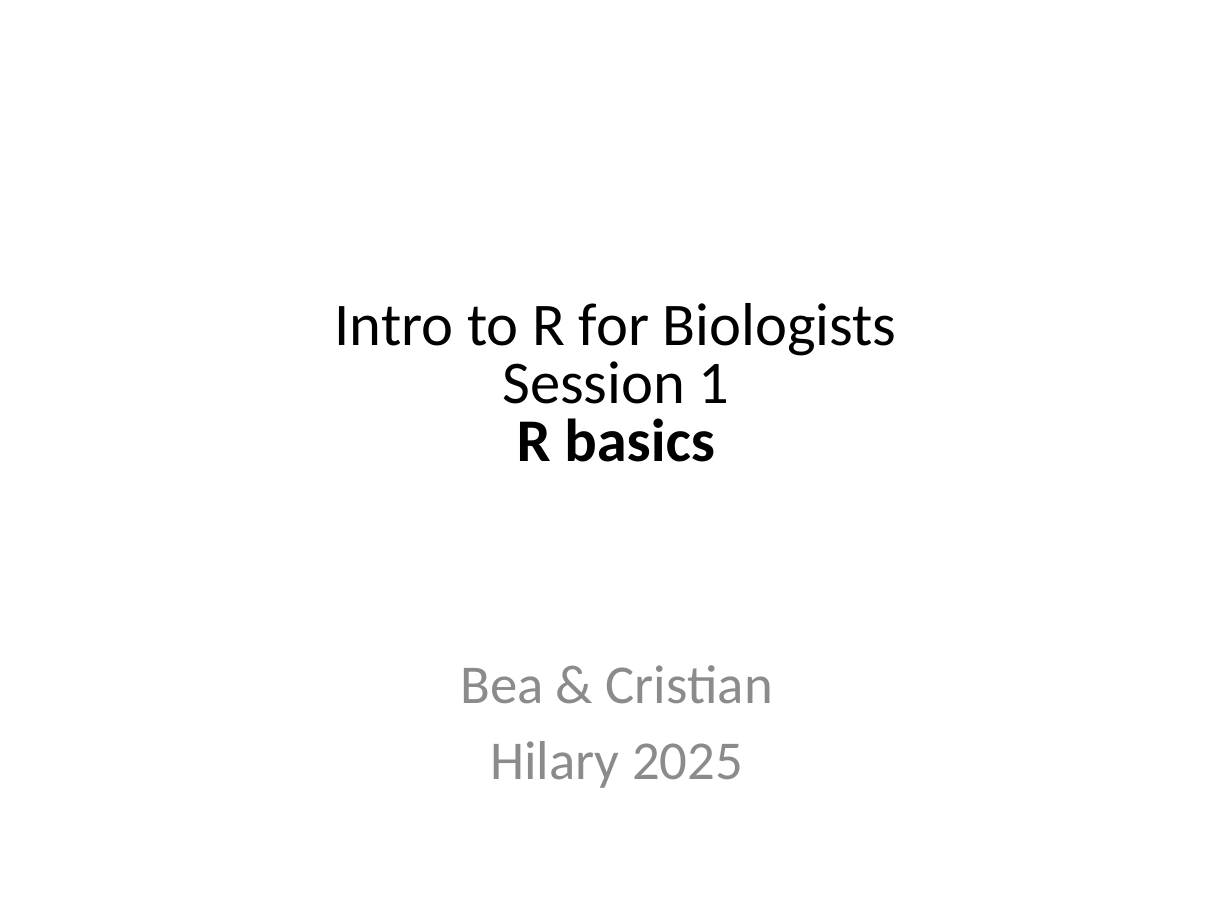
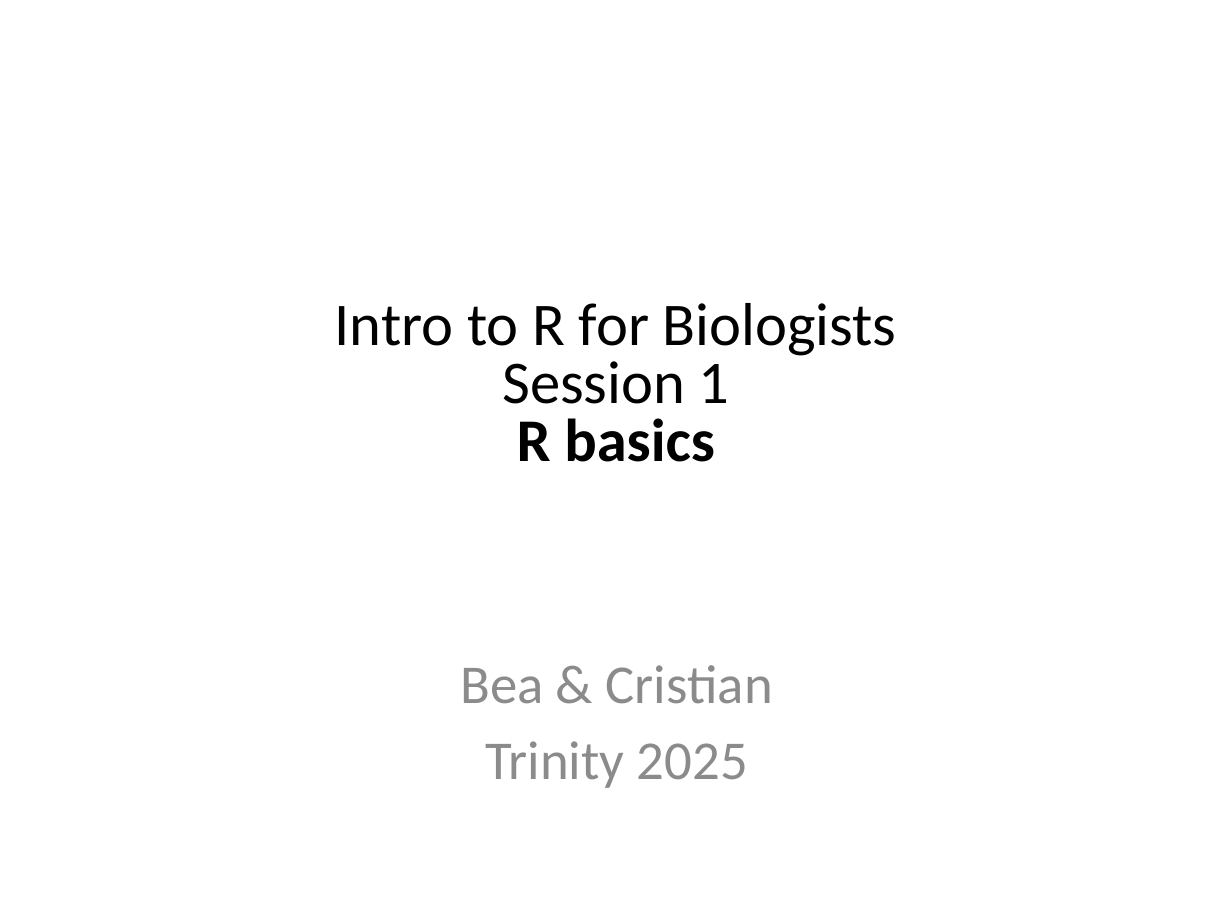
Before and after one commit to CristiSoitu/MSD_R_course_TT2025-main, a slide deck: slide 2 of powerpoint/Session1.pptx. Drawn at 1232x924 pixels with LibreOffice and Linux fonts; fonts in the diff are those of the drawing. Boxes give left, top, right and bottom in pixels: in the first picture for what was removed or moved away, otherwise in the second. Text is boxed around its words. In the diff, an @@ line names an element or a change of style, - is before the commit and + after.

```diff
--- a/powerpoint/Session1.pptx
+++ b/powerpoint/Session1.pptx
@@ text at (x1=485, y1=741, x2=748, y2=788): text changed @@
-Hilary 2025
+Trinity 2025
```
Also in this commit, not shown: 2 other slides changed, 1 other file.
